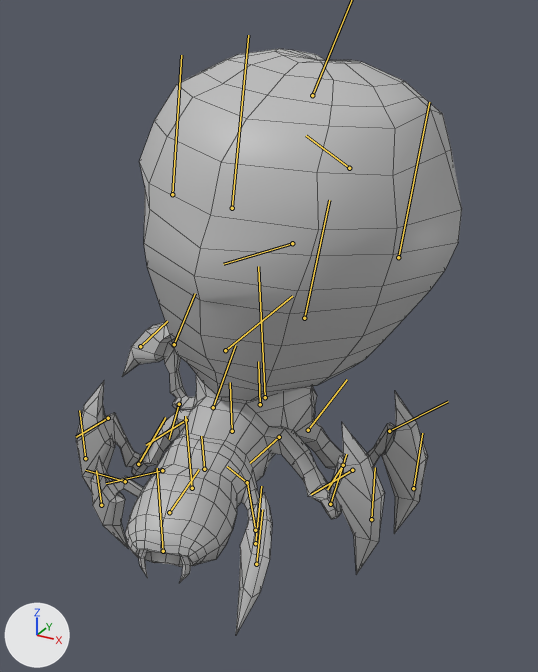
Two versions of the FBX model BugSplat/Assets/Graphics/Animation/BoomerWalkAnim.fbx, one commit apart.
One viewpoint serves both versions: a camera (50 mm lens) standing at (2.1, -3.61, 2.07) and looking at (0.12, -0.01, 0.27). Arrows for +X, +Y and +Z are at lower left; the lights stay in place. Both versions are drawn at frame 5 of the action 'Take 001'; the numbers are the values there. The bones that bend it are drawn over the model as lines. Mesh edges are drawn as thin lines.

In view in the first picture: 'Boomer'.
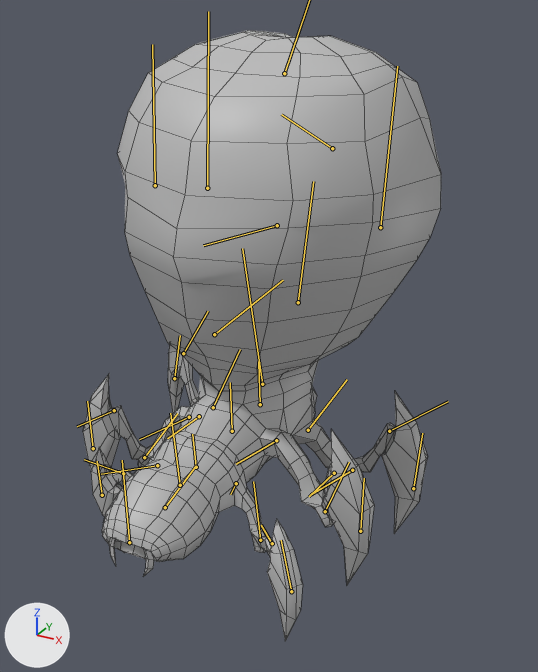
Location of each change, [x1, y1, x2, y2] in pixels of the pictures (538 x 672 px):
'Boomer', posed (7% narrower): before [76, 49, 462, 634]; after [83, 30, 441, 641]
bone 'l_Upperfrontleg_01', root to tip: before (247, 482) to (227, 466); after (236, 483) to (230, 494)
bone 'l_Middlefrontleg_01', root to tip: before (255, 543) to (261, 486); after (260, 540) to (253, 481)
bone 'l_Lowerfrontleg_01', root to tip: before (255, 530) to (247, 483); after (272, 543) to (261, 525)
bone 'Neck_01', root to tip: before (192, 488) to (185, 416); after (180, 485) to (170, 413)
bone 'r_Upperbackleg_03', root to tip: before (213, 407) to (235, 345); after (213, 407) to (240, 349)
bone 'r_Middlebackleg_03', root to tip: before (179, 404) to (169, 439); after (199, 416) to (167, 438)
bone 'r_Lowerbackleg_03', root to tip: before (174, 344) to (195, 293); after (183, 353) to (208, 311)
bone 'joint1', root to tip: before (265, 397) to (258, 266); after (262, 384) to (242, 248)

The edits, one by one:
Bone 'Spine_02' (bone_spine_02) turns from (0, 9, 0) to (0, 2, 0) degrees about its own x, y and z.
Bone 'l_Upperfrontleg_01' (bone_l_upperfrontleg_01) turns from (3, 11, 40) to (-23, 22, 12) degrees about its own x, y and z.
Bone 'l_Middlefrontleg_01' (bone_l_middlefrontleg_01) turns from (0, 0, -27) to (-3, -2, -22) degrees about its own x, y and z.
Bone 'l_Lowerfrontleg_01' (bone_l_lowerfrontleg_01) turns from (0, 0, 42) to (4, 1, 24) degrees about its own x, y and z.
Bone 'Neck_01' (bone_neck_01) turns from (-1, 7, 0) to (0, 2, 0) degrees about its own x, y and z.
Bone 'r_Upperbackleg_03' (bone_r_upperbackleg_03) turns from (-2, 32, 6) to (1, 10, 1) degrees about its own x, y and z.
Bone 'r_Middlebackleg_03' (bone_r_middlebackleg_03) turns from (2, -2, -1) to (1, -1, 0) degrees about its own x, y and z.
Bone 'r_Lowerbackleg_03' (bone_r_lowerbackleg_03) turns from (1, 17, 15) to (0, 5, 5) degrees about its own x, y and z.
Bone 'joint1' (bone_joint1) moves from (3.8, -14.2, -2.2) to (1.3, -5.0, -0.8).
Bone 'joint1' (bone_joint1) turns from (-6, -2, 2) to (-2, -1, 1) degrees about its own x, y and z.
